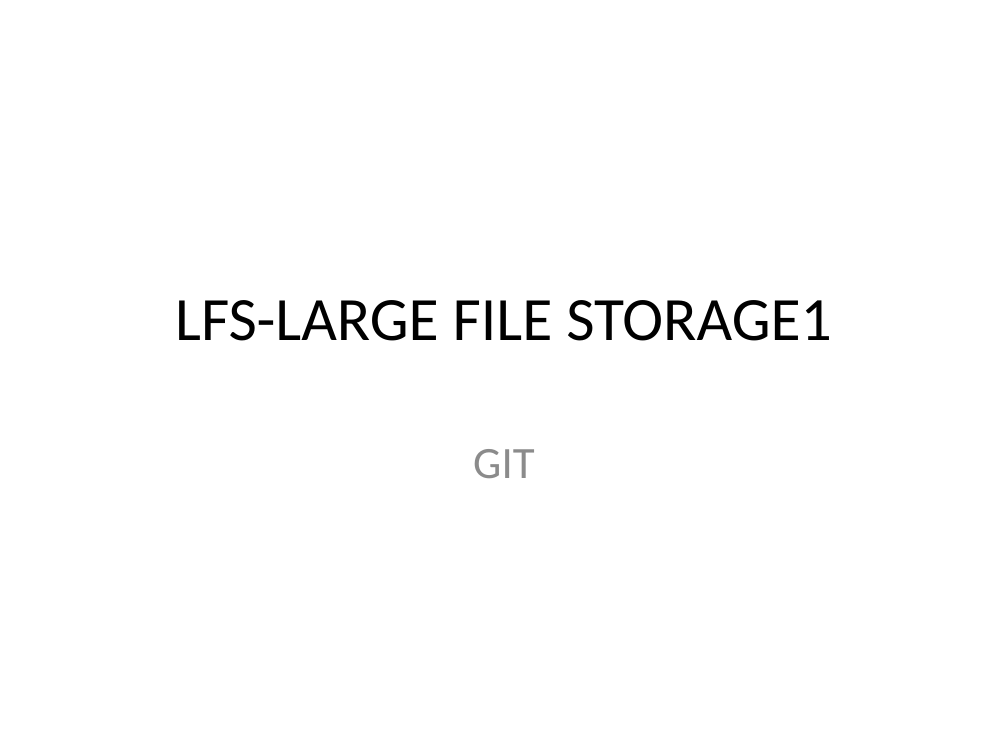
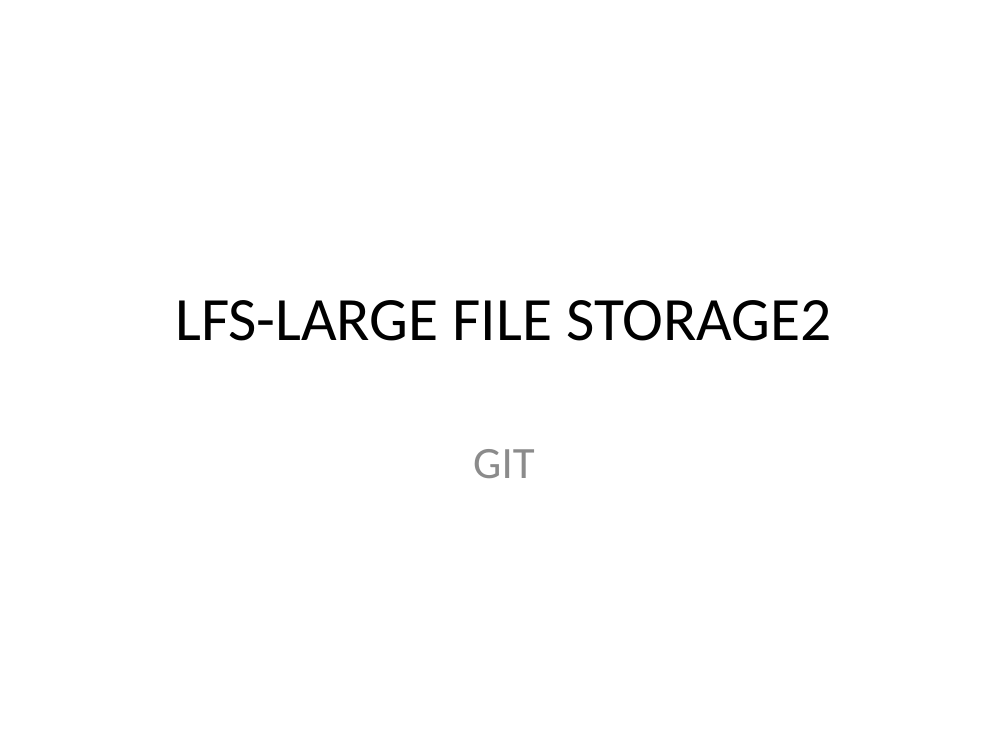
Before and after one commit to dilipsastry12/dilip, a slide deck: slide 1 of LFS_presentation.pptx. Drawn at 1008x756 pixels with LibreOffice and Linux fonts; fonts in the diff are those of the drawing. Boxes give left, top, right and bottom in pixels: in the first picture for what was removed or moved away, otherwise in the second. Text is boxed around its words. In the diff, an @@ line names an element or a change of style, - is before the commit and + after.

Commit message:
add

```diff
--- a/LFS_presentation.pptx
+++ b/LFS_presentation.pptx
@@ title at (175, 300, 832, 341): text changed @@
-LFS-LARGE FILE STORAGE1
+LFS-LARGE FILE STORAGE2
```
